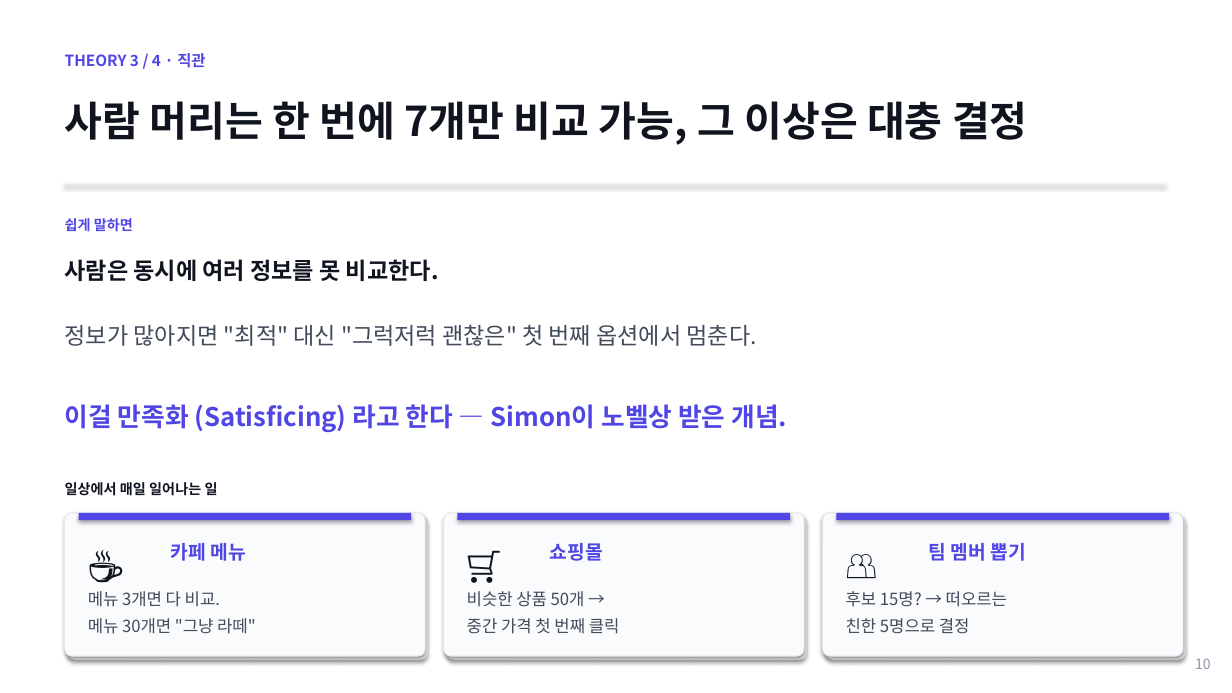
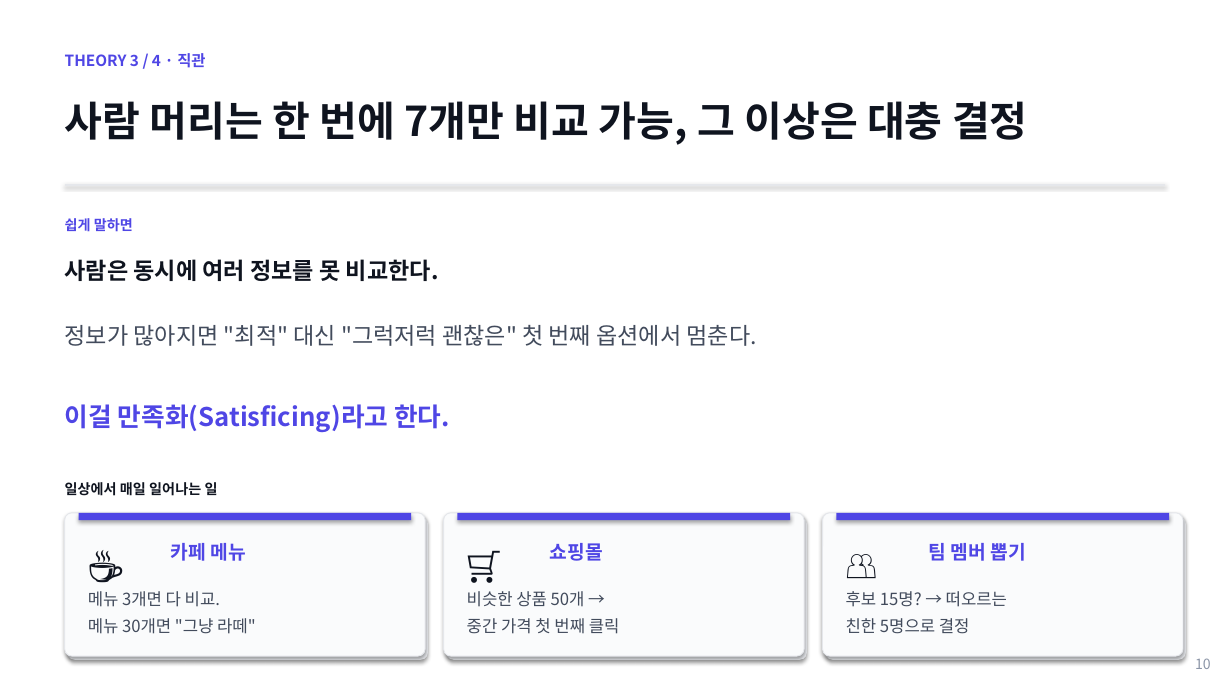
Before and after one commit to lshpy/imen315-syllabus-meta, a slide deck: slide 10 of team_project/kickoff_2026-05-11.pptx. Drawn at 1232x693 pixels with LibreOffice and Linux fonts; fonts in the diff are those of the drawing. Boxes give left, top, right and bottom in pixels: in the first picture for what was removed or moved away, otherwise in the second. Text is boxed around its words. In the diff, an @@ line names an element or a change of style, - is before the commit and + after.

Commit message:
노벨상 표현 제거 - 사실 위주 톤

```diff
--- a/team_project/kickoff_2026-05-11.pptx
+++ b/team_project/kickoff_2026-05-11.pptx
@@ text at <box>65,404,450,432</box>: text changed @@
-이걸 만족화 (Satisficing) 라고 한다 — Simon이 노벨상 받은 개념.
+이걸 만족화(Satisficing)라고 한다.
```
Also in this commit, not shown: 1 other file.
